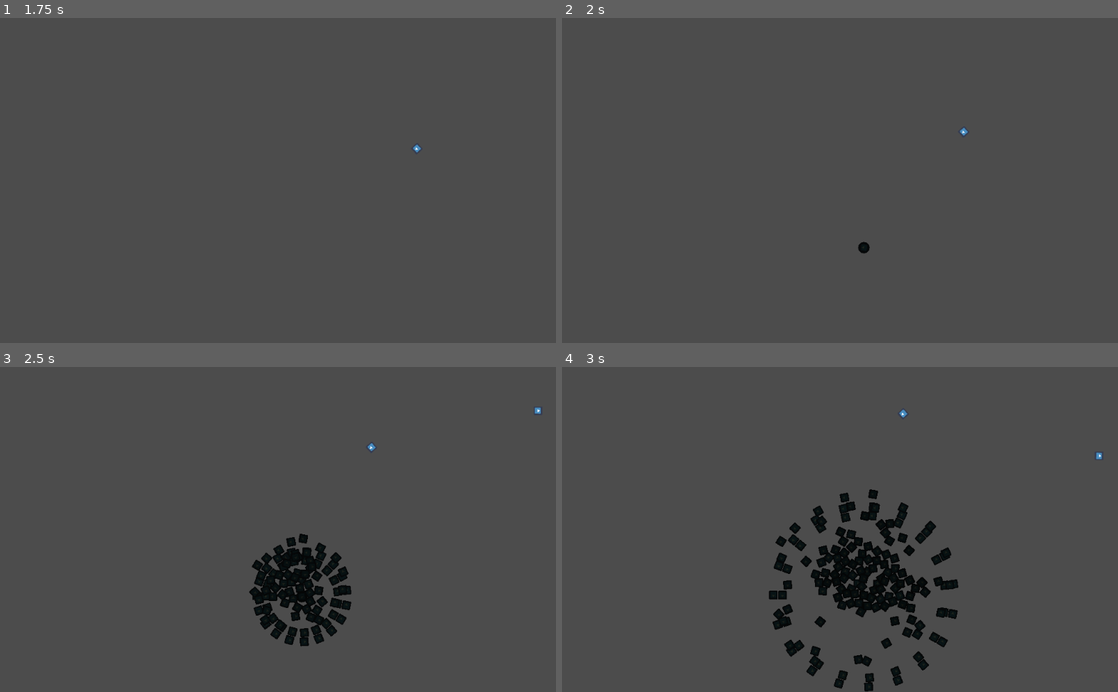
Above: before the commit, frames 1-4 (two rows, left to right).
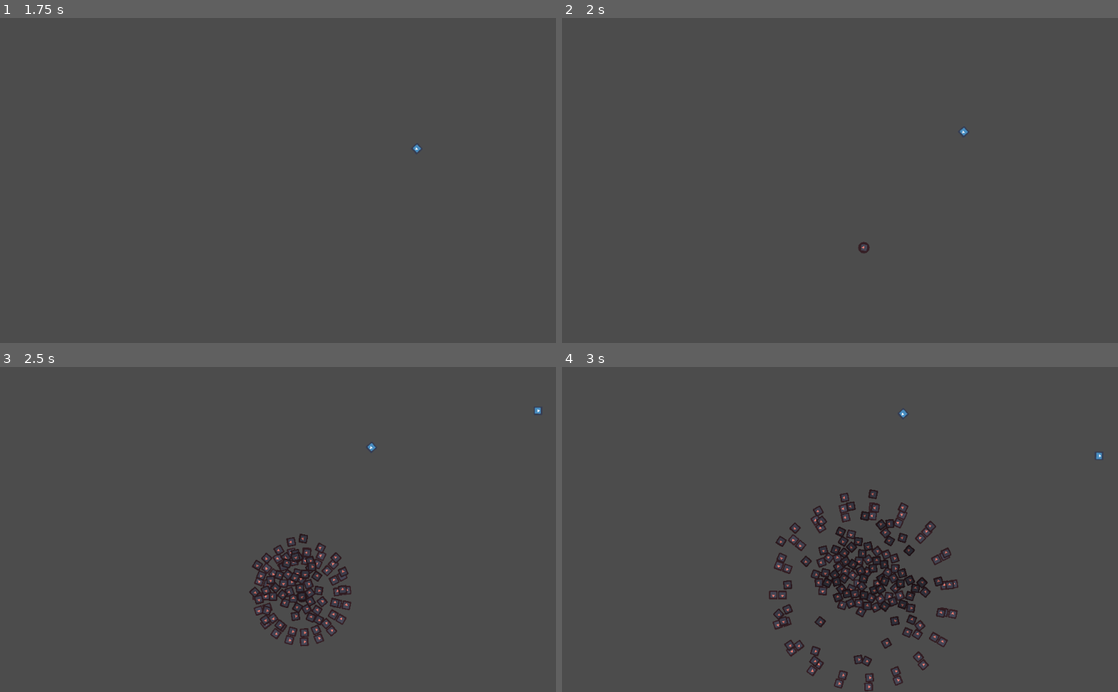
Above: after the commit, the same moments.

Repository: timtoo/gdspawner
Game: Godot game, scene res://Root.tscn
Same seed, same stepped clock (60 frames per second), same inputs: the game is played once before the commit and once after it. The engine's default icon, where the game draws it, is replaced by a stand-in: a white triangle on a blue panel in a dark square.
Inputs:
- Up to frame 1 (1.75 s): tap Enter at 0.5 s; tap C at 0.6, 1.35 s; tap Space at 1.25 s
- Up to frame 2 (2 s): no input
- Up to frame 3 (2.5 s): tap Enter at 2 s; tap C at 2.1 s
- Up to frame 4 (3 s): tap C at 2.85 s

Frame 1 is identical in both runs. In frame 2, less than 0.1% of the frame differs, in the area x 53-56%, y 68-73%; in frame 3, 3.1%; in frame 4, 5.5%, in the area x 37-72%, y 37-100%.

Commit message:
slightly better colours

Diff:
--- a/SpawnerScripts/SpawnerBase.gd
+++ b/SpawnerScripts/SpawnerBase.gd
@@ -3,6 +3,7 @@
 
 
 var particle_scene: Resource = preload("res://particle/particle.tscn")
+var colors = preload("res://colors.gd").new()
 
 var screen_size: Vector2
 var active: bool = true        # if set to false then new particles are not added to scene
@@ -23,8 +24,11 @@
 func random_screen_position() -> Vector2:
 	return Vector2(randi() % int(screen_size.x), randi() % int(screen_size.y))
 
+func random_rbg() -> Color:
+	return Color(randf(), randf(), randf())
+
 func random_color() -> Color:
-	return Color(randf(), randf(), randf())
+	return colors.color_list[randi() % colors.color_list.size()]
 
 func create_particle(pos: Vector2, rotation_degrees:int=0) -> KinematicBody2D:
 	var particle: KinematicBody2D = particle_scene.instance()
